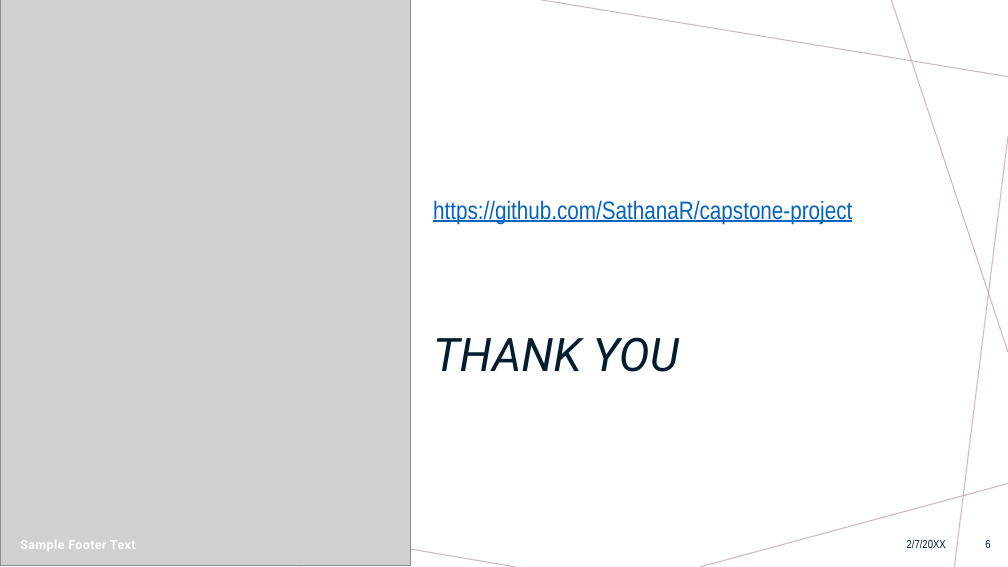
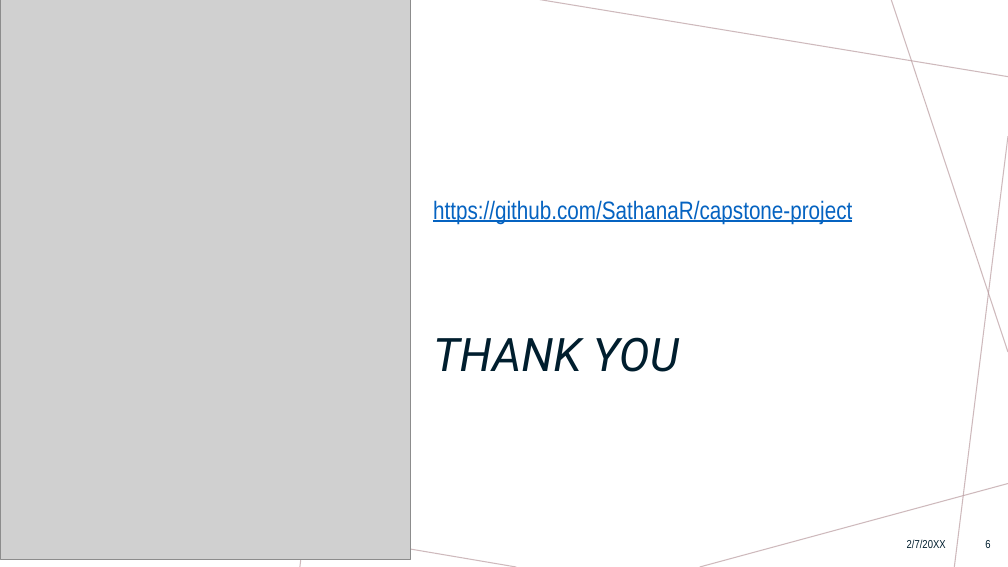
Before and after one commit to SathanaR/capstone-project, a slide deck: slide 6 of Twitter hate detection.pptx. Drawn at 1008x567 pixels with LibreOffice and Linux fonts; fonts in the diff are those of the drawing; grey boxes stand for pictures. Boxes give left, top, right and bottom in pixels: in the first picture for what was removed or moved away, otherwise in the second. Text is boxed around its words. In the diff, an @@ line names an element or a change of style, - is before the commit and + after.

```diff
--- a/Twitter hate detection.pptx
+++ b/Twitter hate detection.pptx
@@ picture: place and size @@
-picture at box(0, 0, 411, 566)
+picture at box(0, 0, 411, 560)
@@ text removed at box(20, 540, 136, 551) @@
-Sample Footer Text
```
